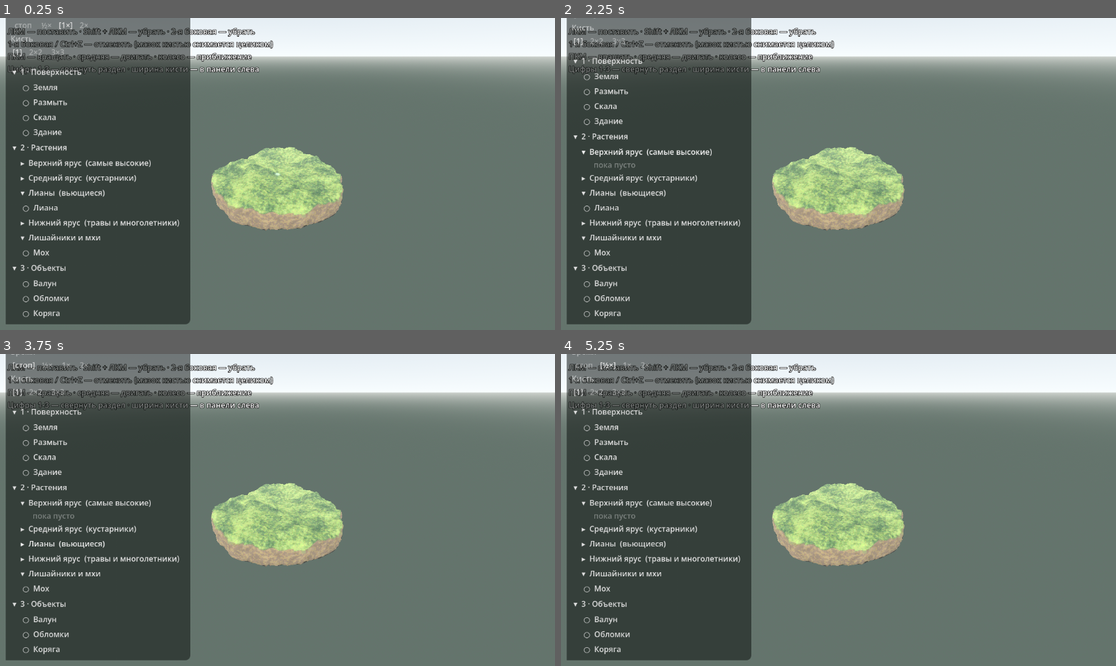
Above: before the commit, frames 1-4 (two rows, left to right).
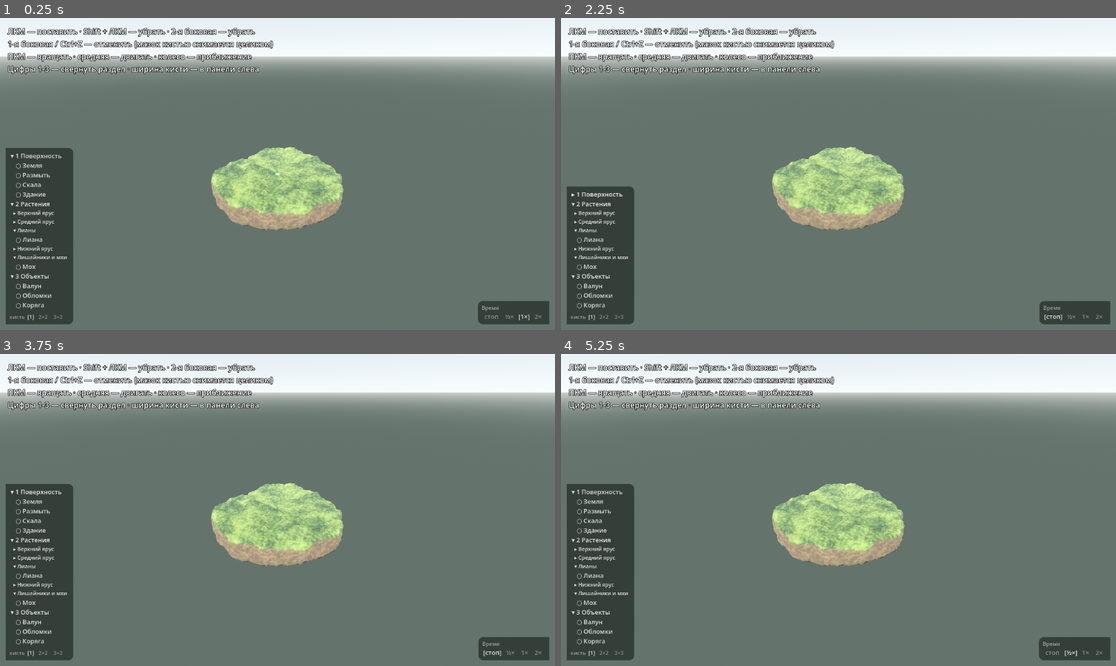
Above: after the commit, the same moments.

Repository: Vi223-TeaThreat/TeaTrap
Game: Godot game, scene res://Space.tscn
The game is run twice, just before and just after one commit, with the same random seed, the same clock (stepped at 60 frames per second) and the same inputs.
Inputs (mouse positions are in pixels of both pictures, inside the frame that each line leads up to):
- Up to frame 1 (0.25 s): no input
- Up to frame 2 (2.25 s): click "стоп" at 0.5 s; click "[стоп]" at 1.25 s; click (599, 155) at 2 s, where only the run after the commit has a clickable "▾ 1 Поверхность"
- Up to frame 3 (3.75 s): click "[1]" at 2.75 s; click (38, 528) at 3.5 s, where only the run after the commit has a clickable "▸ 1 Поверхность"
- Up to frame 4 (5.25 s): click "[стоп]" at 4.25 s; click "½×" at 5 s

The runs differ from the first frame. In frame 1, 28% of the frame differs, in the area x 1-99%, y 0-99%; in frame 2, 29%; in frame 3, 28%; in frame 4, 28%.

Commit message:
Панель выбора ужата, время вынесено в свою панель справа
Слева осталось только то, что относится к выбору: что кладём и какой ширины
кисть. Время к породе отношения не имеет, а две его строки стояли наверху и
отодвигали список вниз — теперь оно у правого края, своей панелькой.

Список ужат втрое по площади: мельче шрифт, поля кнопок подменены узкими
(из них и набегала высота), отступы заданы строкой, а не пробелами — пробел
считается по ширине шрифта и на мелком кегле разъезжается. Подсказки к ярусам
(«самые высокие») ушли во всплывающие: они длиннее самих названий и вдвое
расширяли панель. Ширина кисти переехала под список — она относится к
выбранному, а не наоборот.

Co-Authored-By: Claude Opus 5 <noreply@anthropic.com>

Diff:
--- a/SpaceMain.gd
+++ b/SpaceMain.gd
@@ -732,21 +732,60 @@
 		plants.remove_at(pid)
 
 
-# --- Панель ярусов -----------------------------------------------------------
+# --- Панели ------------------------------------------------------------------
+# Панель слева отдана ТОЛЬКО выбору: что кладём и какой ширины кисть. Время
+# уехало в свою панель справа — оно к выбору породы отношения не имеет, а две
+# строки наверху отодвигали список вниз и мешали читать его как одно целое.
+#
+# Список ужат: мельче шрифт, теснее строки, подписи без отступов пробелами.
+# Подсказки к ярусам («самые высокие») ушли во всплывающие — они длиннее самих
+# названий и вдвое расширяли панель.
+const UI_FONT: int = 13
+const UI_FONT_SMALL: int = 11
+
+func _panel_box(round_right: bool) -> StyleBoxFlat:
+	var box := StyleBoxFlat.new()
+	box.bg_color = Color(0.06, 0.08, 0.07, 0.55)
+	box.content_margin_left = 8
+	box.content_margin_right = 8
+	box.content_margin_top = 6
+	box.content_margin_bottom = 6
+	if round_right:
+		box.corner_radius_top_right = 10
+		box.corner_radius_bottom_right = 10
+	else:
+		box.corner_radius_top_left = 10
+		box.corner_radius_bottom_left = 10
+	return box
+
+
+# Кнопка списка: плоская, без рамки фокуса, с мелким шрифтом и тесными полями.
+func _list_button(size: int = UI_FONT) -> Button:
+	var b := Button.new()
+	b.flat = true
+	b.alignment = HORIZONTAL_ALIGNMENT_LEFT
+	b.focus_mode = Control.FOCUS_NONE
+	b.add_theme_font_size_override("font_size", size)
+	b.add_theme_constant_override("h_separation", 0)
+	# Поля у кнопки по умолчанию щедрые — из них и набегает высота списка.
+	# Подменяем их пустой рамкой с узкими полями, иначе шрифт мельче, а строки
+	# всё те же.
+	var tight := StyleBoxEmpty.new()
+	tight.content_margin_left = 2
+	tight.content_margin_right = 4
+	tight.content_margin_top = 1
+	tight.content_margin_bottom = 1
+	for state in ["normal", "hover", "pressed", "focus", "disabled"]:
+		b.add_theme_stylebox_override(state, tight)
+	return b
+
+
 func _setup_toolbar() -> void:
 	var layer := CanvasLayer.new()
 	add_child(layer)
 
 	var panel := PanelContainer.new()
-	var box := StyleBoxFlat.new()
-	box.bg_color = Color(0.06, 0.08, 0.07, 0.55)
-	box.content_margin_left = 10
-	box.content_margin_right = 18
-	box.content_margin_top = 8
-	box.content_margin_bottom = 8
-	box.corner_radius_top_right = 10
-	box.corner_radius_bottom_right = 10
-	panel.add_theme_stylebox_override("panel", box)
+	panel.add_theme_stylebox_override("panel", _panel_box(true))
 	panel.anchor_top = 1.0
 	panel.anchor_bottom = 1.0
 	panel.offset_left = 12
@@ -756,53 +795,14 @@
 	layer.add_child(panel)
 
 	var column := VBoxContainer.new()
-	column.add_theme_constant_override("separation", 1)
+	column.add_theme_constant_override("separation", 0)
 	panel.add_child(column)
-
-	var speed_title := Label.new()
-	speed_title.text = "Время"
-	speed_title.modulate = Color(1, 1, 1, 0.55)
-	column.add_child(speed_title)
-
-	var speed_row := HBoxContainer.new()
-	speed_row.add_theme_constant_override("separation", 2)
-	column.add_child(speed_row)
-	for i in range(SPEEDS.size()):
-		var sb := Button.new()
-		sb.flat = true
-		sb.focus_mode = Control.FOCUS_NONE
-		sb.pressed.connect(_set_time_scale.bind(i))
-		speed_row.add_child(sb)
-		speed_buttons.append(sb)
-
-	var brush_title := Label.new()
-	brush_title.text = "Кисть"
-	brush_title.modulate = Color(1, 1, 1, 0.55)
-	column.add_child(brush_title)
-
-	var brush_row := HBoxContainer.new()
-	brush_row.add_theme_constant_override("separation", 2)
-	column.add_child(brush_row)
-	for w in BRUSHES:
-		var bb := Button.new()
-		bb.flat = true
-		bb.focus_mode = Control.FOCUS_NONE
-		bb.pressed.connect(_set_brush.bind(int(w["width"])))
-		brush_row.add_child(bb)
-		brush_buttons.append(bb)
-
-	var gap := Control.new()
-	gap.custom_minimum_size = Vector2(0, 8)
-	column.add_child(gap)
 
 	# Три пункта верхнего уровня. Ярусы растительности вложены внутрь одного
 	# из них — иначе список занимал бы полэкрана.
 	for group in PlantsData.GROUPS:
 		var g: int = group["key"]
-		var head := Button.new()
-		head.flat = true
-		head.alignment = HORIZONTAL_ALIGNMENT_LEFT
-		head.focus_mode = Control.FOCUS_NONE
+		var head := _list_button()
 		head.pressed.connect(_toggle_group.bind(g))
 		column.add_child(head)
 
@@ -815,11 +815,9 @@
 		for t in tiers:
 			if not single:
 				# Внутри «Растений» ярусы остаются отдельными подпунктами.
-				var sub := Button.new()
-				sub.flat = true
-				sub.alignment = HORIZONTAL_ALIGNMENT_LEFT
-				sub.focus_mode = Control.FOCUS_NONE
+				var sub := _list_button(UI_FONT_SMALL)
 				sub.pressed.connect(_toggle_branch.bind(t))
+				sub.tooltip_text = String(PlantsData.tier_info(t)["hint"])
 				body.add_child(sub)
 				branch_headers[t] = sub
 
@@ -832,24 +830,77 @@
 
 			var ids := PlantsData.of_tier(t)
 			for id in ids:
-				var button := Button.new()
-				button.flat = true
-				button.alignment = HORIZONTAL_ALIGNMENT_LEFT
-				button.focus_mode = Control.FOCUS_NONE
+				var button := _list_button()
 				button.pressed.connect(_select_tool.bind(id))
 				items.add_child(button)
 				tool_buttons[id] = button
 			if ids.is_empty():
 				var empty := Label.new()
-				empty.text = "           пока пусто"
+				empty.text = "   пока пусто"
 				empty.modulate = Color(1, 1, 1, 0.35)
+				empty.add_theme_font_size_override("font_size", UI_FONT_SMALL)
 				items.add_child(empty)
 
 		group_headers[g] = head
 		group_boxes[g] = body
 		group_open[g] = true
 
+	var gap := Control.new()
+	gap.custom_minimum_size = Vector2(0, 6)
+	column.add_child(gap)
+
+	# Ширина кисти — внизу, одной строкой: она относится к выбранному, а не
+	# наоборот, и наверху отталкивала список от глаза.
+	var brush_row := HBoxContainer.new()
+	brush_row.add_theme_constant_override("separation", 0)
+	column.add_child(brush_row)
+	var brush_title := Label.new()
+	brush_title.text = "кисть "
+	brush_title.modulate = Color(1, 1, 1, 0.5)
+	brush_title.add_theme_font_size_override("font_size", UI_FONT_SMALL)
+	brush_row.add_child(brush_title)
+	for w in BRUSHES:
+		var bb := _list_button(UI_FONT_SMALL)
+		bb.pressed.connect(_set_brush.bind(int(w["width"])))
+		brush_row.add_child(bb)
+		brush_buttons.append(bb)
+
+	_setup_time_panel(layer)
 	_refresh_toolbar()
+
+
+# Время — своя панель у правого края, на той же высоте, что и список слева.
+func _setup_time_panel(layer: CanvasLayer) -> void:
+	var panel := PanelContainer.new()
+	panel.add_theme_stylebox_override("panel", _panel_box(false))
+	panel.anchor_left = 1.0
+	panel.anchor_right = 1.0
+	panel.anchor_top = 1.0
+	panel.anchor_bottom = 1.0
+	panel.offset_right = -12
+	panel.offset_bottom = -12
+	panel.grow_vertical = Control.GROW_DIRECTION_BEGIN
+	panel.grow_horizontal = Control.GROW_DIRECTION_BEGIN
+	layer.add_child(panel)
+
+	var column := VBoxContainer.new()
+	column.add_theme_constant_override("separation", 0)
+	panel.add_child(column)
+
+	var title := Label.new()
+	title.text = "Время"
+	title.modulate = Color(1, 1, 1, 0.5)
+	title.add_theme_font_size_override("font_size", UI_FONT_SMALL)
+	column.add_child(title)
+
+	var row := HBoxContainer.new()
+	row.add_theme_constant_override("separation", 0)
+	column.add_child(row)
+	for i in range(SPEEDS.size()):
+		var sb := _list_button()
+		sb.pressed.connect(_set_time_scale.bind(i))
+		row.add_child(sb)
+		speed_buttons.append(sb)
 
 
 func _toggle_group(group: int) -> void:
@@ -890,22 +941,23 @@
 		var picked: bool = brush == int(BRUSHES[i]["width"])
 		brush_buttons[i].text = "[%s]" % BRUSHES[i]["label"] if picked else " %s " % BRUSHES[i]["label"]
 		brush_buttons[i].modulate = Color(1, 1, 1, 1.0 if picked else 0.5)
+	# Отступы задаём НЕ пробелами, а самой строкой из знака и названия: пробелы
+	# считаются по ширине шрифта и на мелком кегле разъезжаются.
 	for group in PlantsData.GROUPS:
 		var g: int = group["key"]
 		var open: bool = group_open[g]
-		group_headers[g].text = "%s  %d · %s" % ["▾" if open else "▸", g, group["name"]]
+		# Номер оставляем: по нему раздел сворачивается с клавиатуры.
+		group_headers[g].text = "%s %d %s" % ["▾" if open else "▸", g, group["name"]]
 		group_boxes[g].visible = open
 		for t in group["tiers"]:
 			var info := PlantsData.tier_info(t)
 			if branch_headers.has(t):
-				var hint: String = info["hint"]
-				var suffix := "" if hint == "" else "  (%s)" % hint
-				branch_headers[t].text = "    %s  %s%s" % [
-					"▾" if branch_open[t] else "▸", info["name"], suffix]
+				branch_headers[t].text = "  %s %s" % [
+					"▾" if branch_open[t] else "▸", info["name"]]
 			branch_boxes[t].visible = branch_open[t] or not branch_headers.has(t)
 	for id in tool_buttons:
 		var mark := "●" if id == current_tool else "○"
-		tool_buttons[id].text = "     %s  %s" % [mark, PlantsData.ITEMS[id]["name"]]
+		tool_buttons[id].text = "   %s %s" % [mark, PlantsData.ITEMS[id]["name"]]
 
 
 # В режиме посадки подсвечиваем ТО ЖЕ ПЯТНО, что и при лепке, только мельче и
